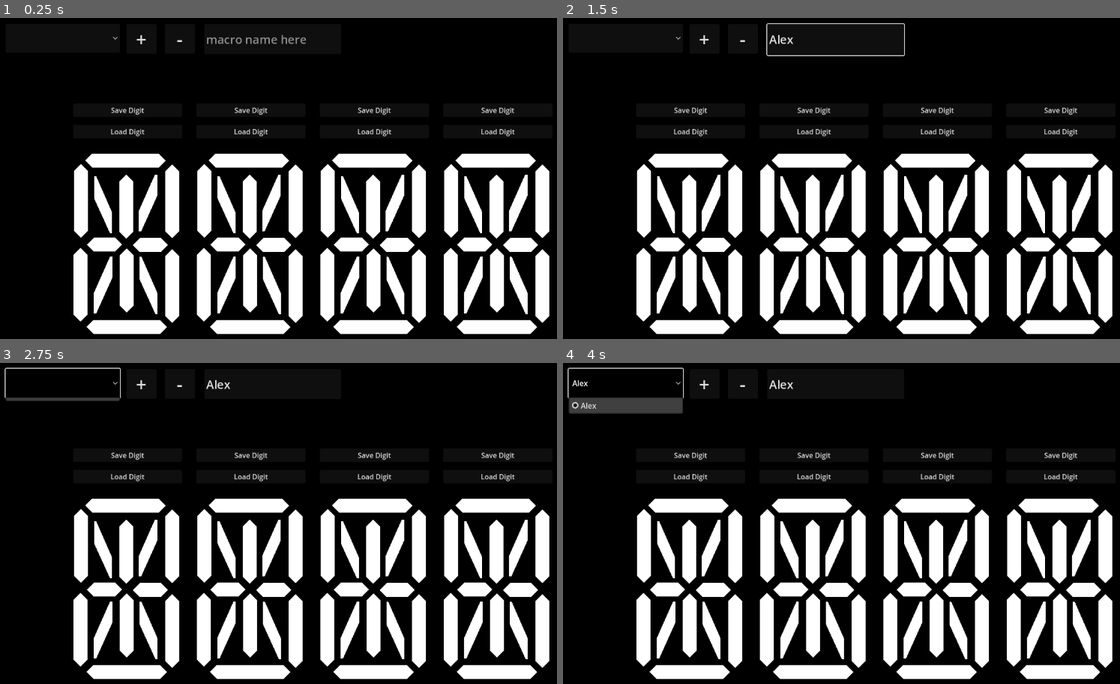
Above: before the commit, frames 1-4 (two rows, left to right).
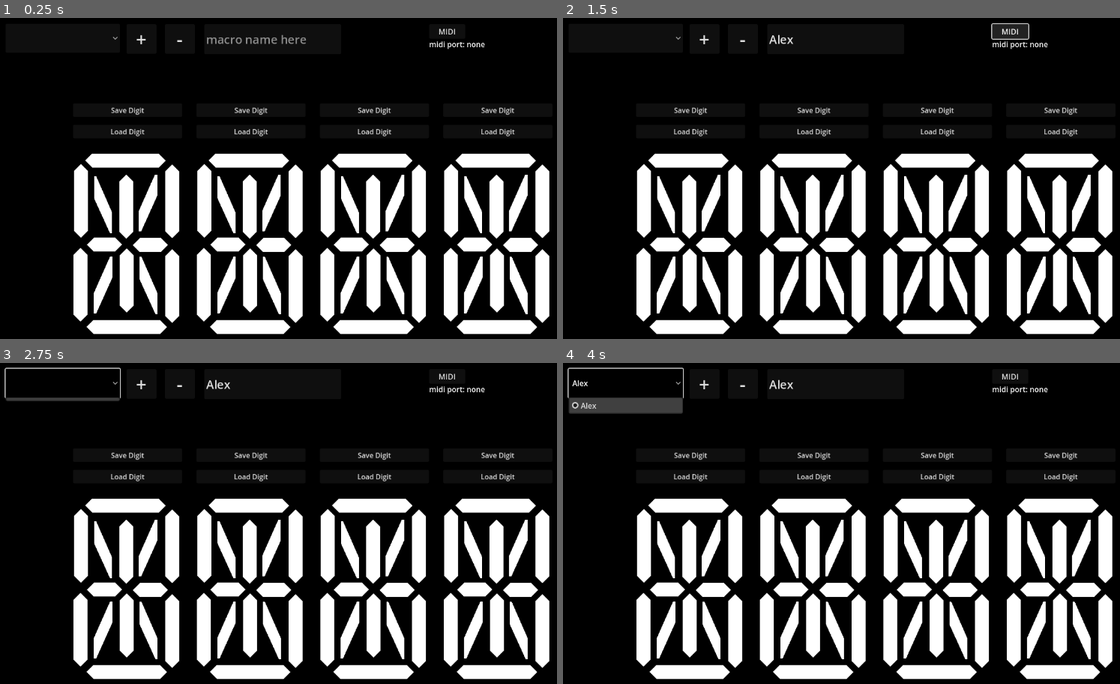
Above: after the commit, the same moments.

Repository: richardmrodriguez/VCR2L-SoftwarePuppetControl
Game: Godot game, scene res://Main.tscn
The game is run twice, just before and just after one commit, with the same random seed, the same clock (stepped at 60 frames per second) and the same inputs.
Inputs (mouse positions are in pixels of both pictures, inside the frame that each line leads up to):
- Up to frame 1 (0.25 s): no input
- Up to frame 2 (1.5 s): click (835, 40) at 0.52 s; type "Alex" at 0.6 s; click (1008, 30) at 1.25 s, where only the run after the commit has a clickable "MIDI"
- Up to frame 3 (2.75 s): click (61, 382) at 2 s
- Up to frame 4 (4 s): click "+" at 2.75 s; click "Alex" at 3.5 s

The runs differ from the first frame. In frame 1, 0.1% of the frame differs, in the area x 77-88%, y 3-10%; in frame 2, 0.7%, in the area x 36-88%, y 1-12%; in frame 3, 0.1%; in frame 4, 0.1%.

Commit message:
began adding MIDI support to LED EDITOR

Diff:
--- /dev/null
+++ b/VCR2L - LED Editor/MIDI Monitor.gd
@@ -0,0 +1,18 @@
+extends Button
+
+
+# Called when the node enters the scene tree for the first time.
+func _ready():
+	pressed.connect(_on_button_clicked)
+
+
+func _on_button_clicked() -> void:
+	OS.open_midi_inputs()
+	var midi_inputs: Array = OS.get_connected_midi_inputs()
+	if midi_inputs.is_empty():
+		print("No Midi inputs available.")
+		return
+
+	print("Midi ports: ")
+	for port in midi_inputs:
+		print(port)
--- a/VCR2L - LED Editor/Main.tscn
+++ b/VCR2L - LED Editor/Main.tscn
@@ -8,6 +8,7 @@
 [ext_resource type="Script" path="res://Scripts/DigitFileDialog.gd" id="4_arn4n"]
 [ext_resource type="Script" path="res://Scripts/CurrentMacroName.gd" id="4_toxss"]
 [ext_resource type="Script" path="res://Scripts/Digits.gd" id="5_e6ugy"]
+[ext_resource type="Script" path="res://MIDI Monitor.gd" id="5_f8rm0"]
 
 [node name="Main" type="Node2D"]
 script = ExtResource("1_fgveu")
@@ -61,6 +62,22 @@
 shortcut_in_tooltip = false
 text = "-"
 
+[node name="MIDI Monitor" type="Button" parent="Main Controls/MacroDropdown"]
+layout_mode = 0
+offset_left = 904.0
+offset_top = 0.5
+offset_right = 981.0
+offset_bottom = 31.5
+text = "MIDI"
+script = ExtResource("5_f8rm0")
+
+[node name="Label" type="Label" parent="Main Controls/MacroDropdown/MIDI Monitor"]
+layout_mode = 0
+offset_top = 31.0
+offset_right = 120.0
+offset_bottom = 54.0
+text = "midi port: none"
+
 [node name="FileDialog" type="FileDialog" parent="Main Controls"]
 position = Vector2i(0, 36)
 size = Vector2i(392, 162)
@@ -74,20 +91,25 @@
 script = ExtResource("4_arn4n")
 
 [node name="Digits" type="Node2D" parent="."]
+unique_name_in_owner = true
 position = Vector2(752, 504)
 scale = Vector2(0.931782, 0.931782)
 script = ExtResource("5_e6ugy")
 
 [node name="14 Segment Digit" parent="Digits" instance=ExtResource("1_df33q")]
+unique_name_in_owner = true
 position = Vector2(-936.366, -323.066)
 
 [node name="14 Segment Digit2" parent="Digits" instance=ExtResource("1_df33q")]
+unique_name_in_owner = true
 position = Vector2(-653.7, -323.066)
 
 [node name="14 Segment Digit3" parent="Digits" instance=ExtResource("1_df33q")]
+unique_name_in_owner = true
 position = Vector2(-371.033, -323.066)
 
 [node name="14 Segment Digit4" parent="Digits" instance=ExtResource("1_df33q")]
+unique_name_in_owner = true
 position = Vector2(-88.3662, -323.066)
 
 [connection signal="item_selected" from="Main Controls/MacroDropdown" to="Main Controls/MacroDropdown" method="_on_item_selected"]
--- a/VCR2L - LED Editor/Scripts/Digits.gd
+++ b/VCR2L - LED Editor/Scripts/Digits.gd
@@ -10,7 +10,7 @@
 
 	return digits_segments_dict
 
-func set_all_digits_and_segments(dict):
+func set_all_digits_and_segments(dict: Dictionary):
 	var num_digits = get_child_count()
 
 	if dict.has(0):
--- a/VCR2L - LED Editor/Scripts/Main.gd
+++ b/VCR2L - LED Editor/Scripts/Main.gd
@@ -1,8 +1,10 @@
 extends Node2D
 
-@onready var digits = get_node("Digits")
+@onready var digits: Node = %Digits
 @onready var file_dialog = get_node("Main Controls/FileDialog")
 @onready var digit_file_dialog = get_node("Main Controls/DigitFileDialog")
+
+var selected_midi_input_channel: int = 1
 
 var segments_dict_clipboard = {}
 var current_macros = {
@@ -111,3 +113,16 @@
 				for n in macro_names:
 					print(str(num) + ": '" + n + "',")
 					num += 1
+
+# implement MIDI input lmao
+
+
+	if event is InputEventMIDI:
+		print_debug("Midi note received!")
+		if event.channel != selected_midi_input_channel:
+			return
+		var macro_dict: Dictionary = current_macros[event.pitch]
+		if not macro_dict:
+			print_debug("Couldn't find macro for midi note: ", event.pitch)
+			return
+		digits.set_all_digits_and_segments(macro_dict)
Not shown: 1 places in VCR2L - LED Editor/Main.tscn that only renumber resources
